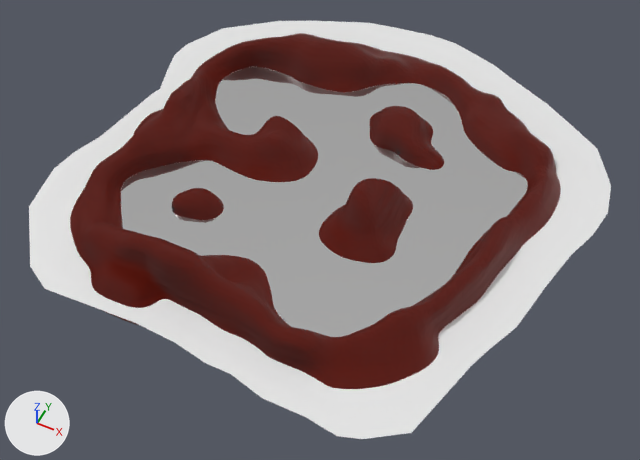
The Blender file experiments/arena/testarena2.blend: old version first, new version second.
Both versions are drawn from a 50 mm lens placed at (37.8, -77.8, 87.1), pointed at (1.5, -5.2, -3.7). Arrows for +X, +Y and +Z are at lower left; the lights stay in place.

Objects in the first picture: '__collision__', '__water__', 'terrain'.
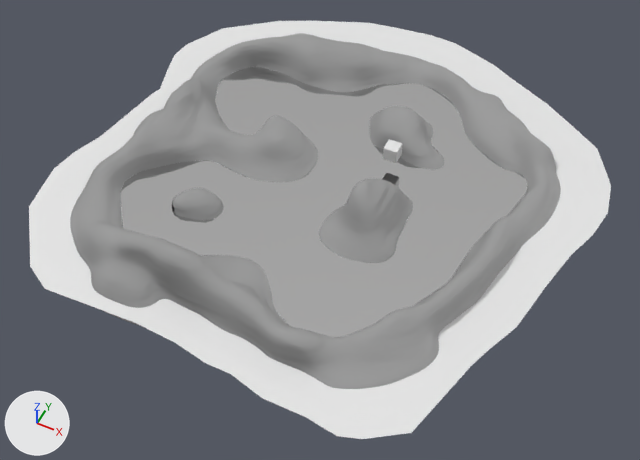
What differs and where, as boxes (x1, y1, x2, y2) in the pictures (640 x 460 px):
'terrain', recoloured (red to grey): (70, 33, 561, 389) in both
'Cube', added: after (383, 139, 403, 163)

What changed in the scene script:
```text
Change mat_material_002:
    add n2 = _N.new('ShaderNodeTexImage'); n2.name = 'Image Texture'
    add n2.image = img_terrain_normal
    where n1 = _N.new('ShaderNodeBsdfPrincipled'); n1.name = 'Principled BSDF'
    n1.inputs[0].default_value: (0.148, 0.00613, 0.0, 1.0) -> (0.5, 0.5, 0.5, 1.0)  # 'Base Color', dark red #6b1200 -> 'Base Color', grey #bcbcbc
    remove n2 = _N.new('ShaderNodeTexImage'); n2.name = 'Image Texture'
    remove n2.image = img_terrain_normal
    add n1.inputs[13].default_value = 0.0  # 'Specular IOR Level'
Add me_cube:
    me_cube.from_pydata(...)  # a box spanning x -1.0..1.0, y -1.0..1.0, z -1.0..1.0
Add ob_cube:
    ob_cube = bpy.data.objects.new('Cube', me_cube)
    ob_cube.location = (6.7, 6.7, 3.2)
```
